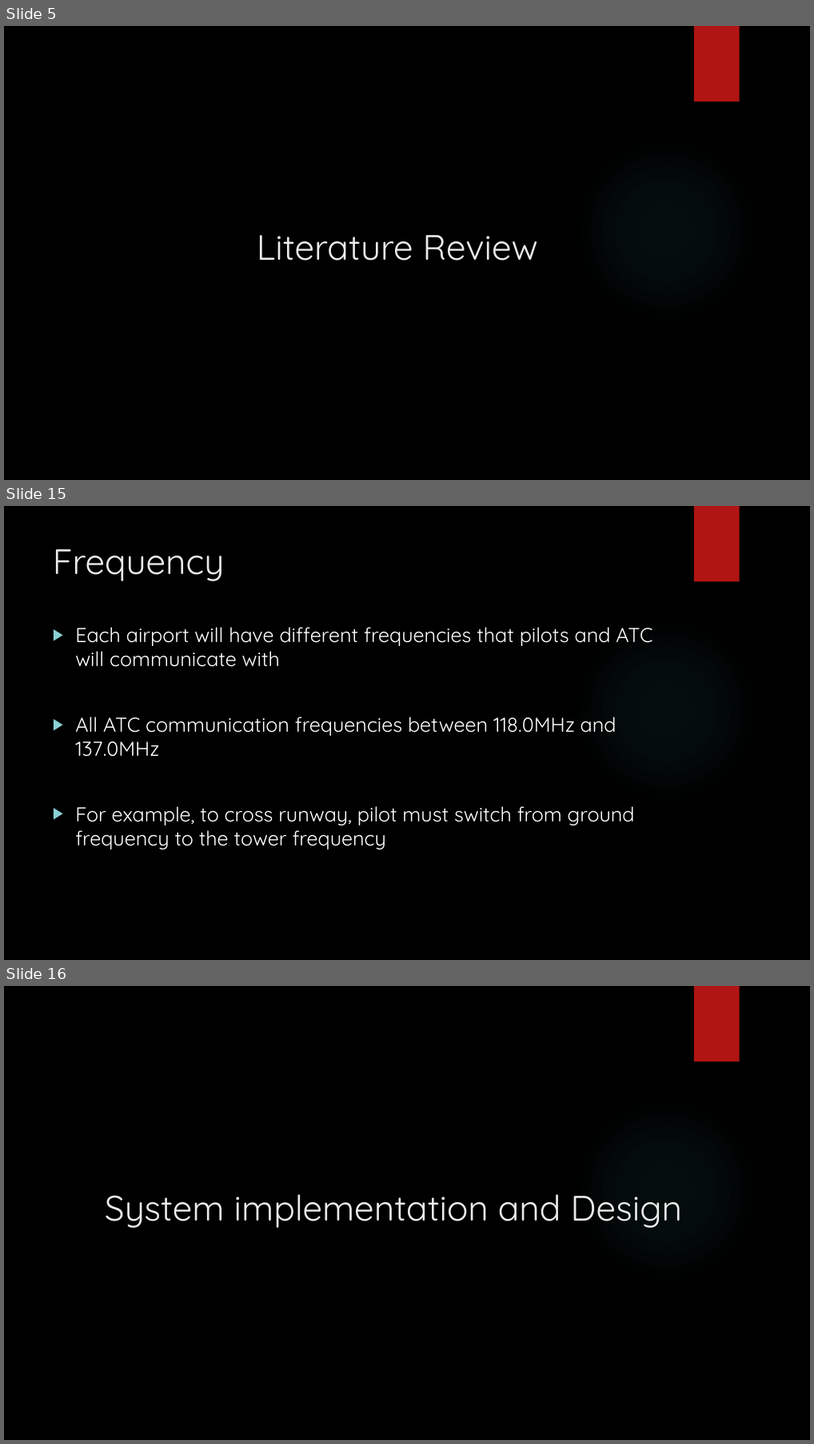
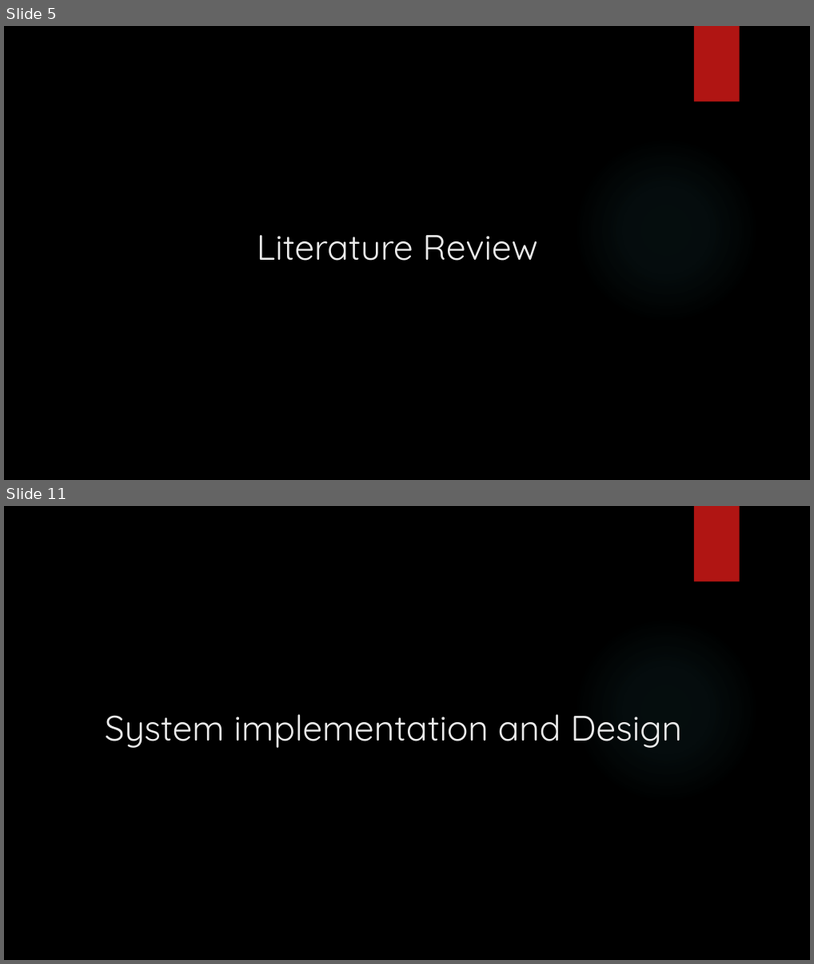
Before and after one commit to andyngchinkuan/atc-fyp, a slide deck: misc/reading-materials/Keyword and Named Entity Recognition on Air Traffic.pptx. Shown one above the other, each under a label of ours: slides 5, 15 and 16 before the commit, slides 5 and 11 after it; the slides between them are not shown. The pictures are 814x1444 and 814x964 pixels, drawn with LibreOffice and Linux fonts; fonts in the diff are those of the drawing; background and template pictures are left out. Boxes give left, top, right and bottom in pixels: in the first picture for what was removed or moved away, otherwise in the second. Text is boxed around its words. In the diff, an @@ line names an element or a change of style, - is before the commit and + after.

```diff
--- a/misc/reading-materials/Keyword and Named Entity Recognition on Air Traffic.pptx
+++ b/misc/reading-materials/Keyword and Named Entity Recognition on Air Traffic.pptx
@@ slide 15 removed at [4,506,810,960], background picture (left out); not listed: 2 template elements that a slide beside it also shows @@
@@ title removed at [53,549,224,581] @@
-Frequency
@@ text removed at [75,627,653,849] @@
-▶ Each airport will have different frequencies that pilots and ATC will communicate with
-▶ All ATC communication frequencies between 118.0MHz and 137.0MHz
-▶ For example, to cross runway, pilot must switch from ground frequency to the tower frequency
@@ what was slide 16 is now slide 11 @@
```
Also in this commit, not shown: 6 slides changed, 4 other slides removed.
